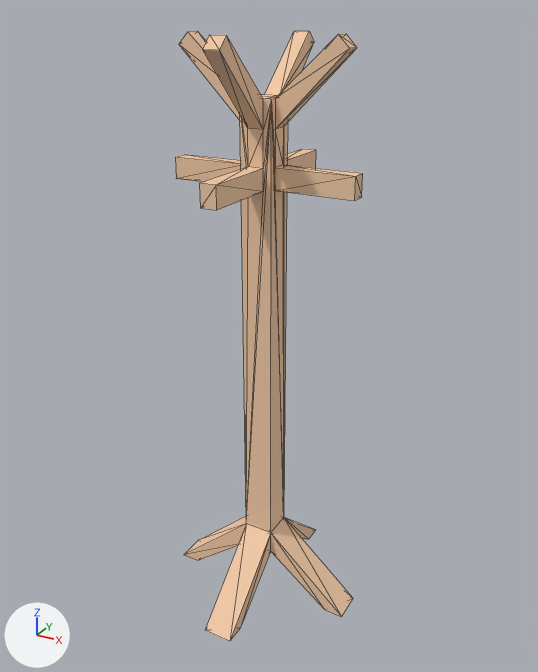
Before and after pictures for a commit that changed the glTF model assets/props/furniture/coatRackStanding.glb.
Before and after are seen from a 50 mm lens placed at (0.438, -0.785, 0.794), pointed at (0.002, 0.008, 0.398). Arrows for +X, +Y and +Z are at lower left; the lights stay in place. The first picture is the older version. Mesh edges are drawn as thin lines. Vertices at exactly the same position are counted once.

Objects in the first picture: 'coatRackStanding(Clone)'.
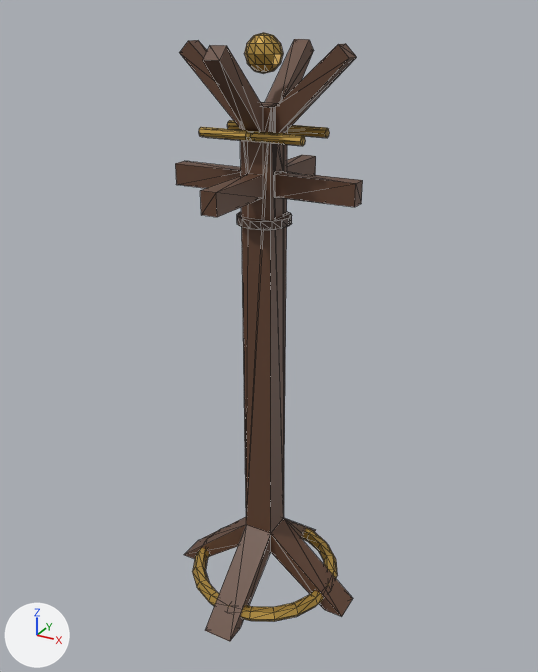
Where the change shows, as pixel boxes (x1, y1, x2, y2) in the pictures (538 x 672 px):
'coatRackStanding(Clone)', reshaped, rescaled: before (175, 30, 363, 642); after (175, 33, 363, 642)
part 1 of me_mesh_coatrackstanding, added (orange): after (244, 33, 283, 74)
part 2 of me_mesh_coatrackstanding, added: after (288, 125, 329, 138)
part 3 of me_mesh_coatrackstanding, added: after (227, 120, 240, 130)
part 4 of me_mesh_coatrackstanding, added (orange): after (199, 127, 253, 142)
part 5 of me_mesh_coatrackstanding, added (orange): after (245, 131, 305, 146)
part 6 of me_mesh_coatrackstanding, added: after (237, 211, 292, 230)
part 7 of me_mesh_coatrackstanding, added (orange): after (193, 528, 337, 622)
part 8 of me_mesh_coatrackstanding, reshaped: before (265, 96, 284, 178); after (264, 104, 283, 185)
part 9 of me_mesh_coatrackstanding, recoloured (beige to brown): before (175, 30, 363, 642); after (175, 39, 363, 642)

Diff of the bpy script that builds the scene:
```diff
--- a/assets/props/furniture/coatRackStanding.glb.py
+++ b/assets/props/furniture/coatRackStanding.glb.py
@@ mat_brass_004 @@
+mat_brass_004 = principled_material('brass.004')
+mat_brass_004.base_color = (0.55, 0.34, 0.07)  # orange #c49e4b
+mat_brass_004.metallic = 0.6
+mat_brass_004.roughness = 0.4
@@ mat_walnut_004 @@
+mat_walnut_004 = principled_material('walnut.004')
+mat_walnut_004.base_color = (0.12, 0.055, 0.03)  # brown #614230
@@ mat_walnutdark_004 @@
+mat_walnutdark_004 = principled_material('walnutDark.004')
+mat_walnutdark_004.base_color = (0.06, 0.028, 0.016)  # brown #452f22
+mat_walnutdark_004.roughness = 0.55
@@ me_mesh_coatrackstanding @@
 # used by ob_coatrackstanding_clone; location = (0.0, 0.0, 0.0)
-me_mesh_coatrackstanding.from_pydata(...)  # 92 vertices, 190 faces; spans x -0.136..0.136, y -0.136..0.136, z 0.0..0.77
+me_mesh_coatrackstanding.from_pydata(...)  # 466 vertices, 874 faces; spans x -0.136..0.136, y -0.136..0.136, z 0.0..0.78
+# me_mesh_coatrackstanding part 1: a new loose piece, a UV sphere (12 segments, 6 rings, poles along z) spanning x -0.022..0.022, y -0.022..0.022, z 0.736..0.78, in mat_brass_004 (orange #c49e4b)
+# me_mesh_coatrackstanding part 2: a new loose piece, an 8-sided cylinder along x spanning x -0.003..0.067, y 0.026..0.038, z 0.664..0.676, in mat_brass_004 (orange #c49e4b)
+# me_mesh_coatrackstanding part 3: a new loose piece, an 8-sided cylinder along x spanning x -0.067..0.003, y 0.026..0.038, z 0.664..0.676, in mat_brass_004 (orange #c49e4b)
+# me_mesh_coatrackstanding part 4: a new loose piece, an 8-sided cylinder along x spanning x -0.067..0.003, y -0.038..-0.026, z 0.664..0.676, in mat_brass_004 (orange #c49e4b)
+# me_mesh_coatrackstanding part 5: a new loose piece, an 8-sided cylinder along x spanning x -0.003..0.067, y -0.038..-0.026, z 0.664..0.676, in mat_brass_004 (orange #c49e4b)
+# me_mesh_coatrackstanding part 6: a new loose piece, a 16-sided cylinder along z spanning x -0.034..0.034, y -0.034..0.034, z 0.56..0.57, in mat_walnutdark_004 (brown #452f22)
+# me_mesh_coatrackstanding part 7: a new loose piece of 120 vertices spanning x -0.11..0.11, y -0.11..0.11, z 0.011..0.029, in mat_brass_004 (orange #c49e4b)
+# me_mesh_coatrackstanding part 8
+# 17 faces are deleted
+# 32 vertices are added at x -0.02..0.02, y -0.02..0.02, z 0.591..0.702
+# 57 new faces join them, mat_walnut_004 (brown #614230)
+# me_mesh_coatrackstanding part 9: 173 faces spanning x -0.136..0.136, y -0.136..0.136, z 0.0..0.77 switch from mat_wood (beige #f3cca8) to mat_walnut_004 (brown #614230)
+# other edits to the shape of me_mesh_coatrackstanding do not show in these pictures
+me_mesh_coatrackstanding.materials.append(mat_brass_004)  # orange #c49e4b
+me_mesh_coatrackstanding.materials.append(mat_walnutdark_004)  # brown #452f22
@@ ob_coatrackstanding_clone @@
 ob_coatrackstanding_clone.location = (0.0, 0.0, 0.0)
+ob_coatrackstanding_clone.scale = (1.0, 1.0, 0.987)
```
